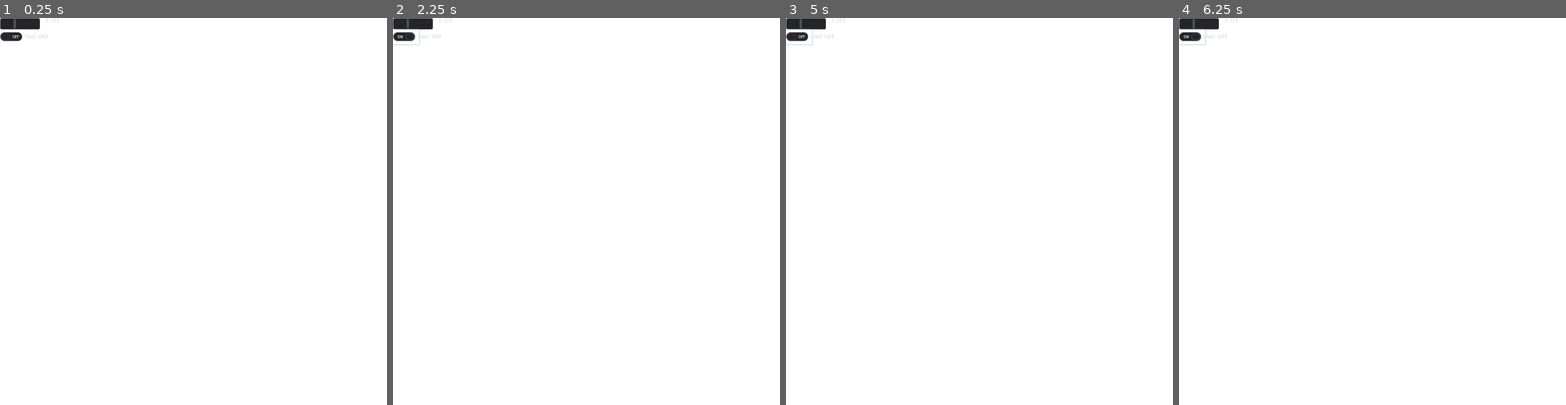
Above: before the commit, frames 1-4 (left to right).
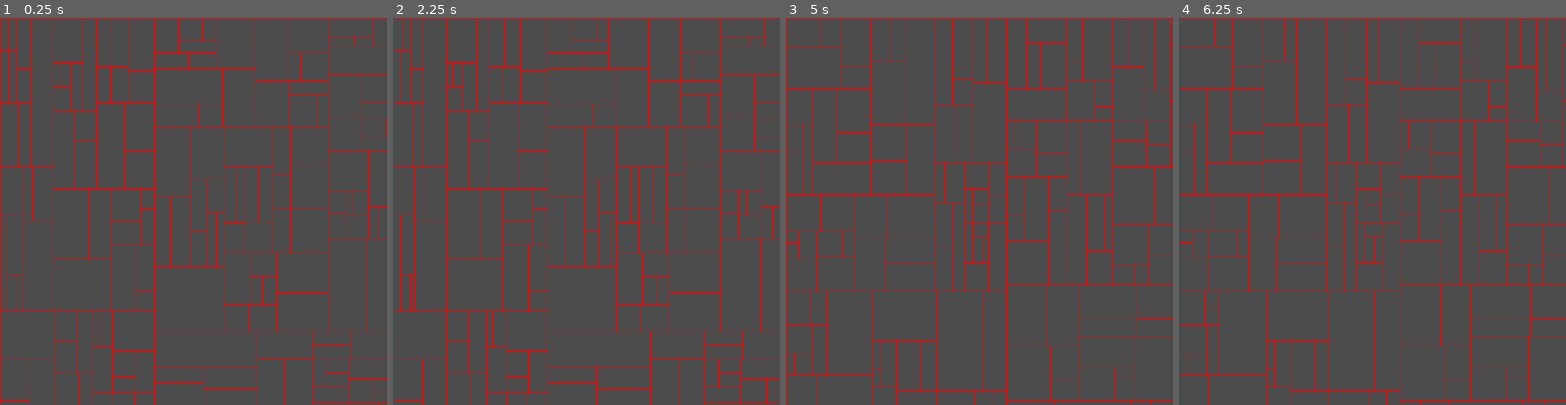
Above: after the commit, the same moments.

Repository: EpEpDragon/Project-Almond
Game: Godot game, scene res://WorldGen/WorldGenTesting.tscn
Same seed, same stepped clock (60 frames per second), same inputs: the game is played once before the commit and once after it. Before the commit the project starts from res://Scenes/Spatial.tscn.
Inputs (mouse positions are in pixels of both pictures, inside the frame that each line leads up to):
- Up to frame 1 (0.25 s): no input
- Up to frame 2 (2.25 s): click (404, 37) at 0.5 s, where only the run before the commit has a clickable "Pixel Grid"; tap Enter at 1.25 s; move the mouse to (671, 192) at 1.27 s; hold D (right) 1.28-2.03 s; tap Right (drawNextChunk, bound only after the commit) at 1.35 s; tap Left (drawPreviousChunk, bound only after the commit) at 1.55, 2.1 s; tap Space at 2 s; move the mouse to (509, 230) at 2.02 s; hold S (backward) from 2.03 s (still down)
- Up to frame 3 (5 s): tap Right (drawNextChunk, bound only after the commit) at 2.3, 3.8 s; tap Enter at 2.75, 4.25 s; move the mouse to (1018, 126) at 2.77 s; release S (backward) at 2.78 s; hold D (right) 2.78-3.53 s; hold Keypad 2 (camBackward) 2.78-3.53 s; tap Left (drawPreviousChunk, bound only after the commit) at 3.05, 4.55 s; tap Space at 3.5 s; move the mouse to (960, 288) at 3.52 s; hold W (forward) 3.53-4.28 s; tap Keypad 5 (camDown) at 3.6 s; move the mouse to (1095, 269) at 4.27 s; hold A (left) from 4.28 s (still down); hold Keypad 8 (camForward) from 4.28 s (still down); tap Up (newMap, bound only after the commit) at 4.9 s
- Up to frame 4 (6.25 s): move the mouse to (1256, 153) at 5.02 s; release Keypad 8 (camForward) at 5.03 s; tap Keypad 4 (camLeft) at 5.1 s; tap Right (drawNextChunk, bound only after the commit) at 5.3 s; tap Space at 5.75 s; move the mouse to (1391, 211) at 5.77 s; release A (left) at 5.78 s; hold S (backward) from 5.78 s (still down); hold Keypad 6 (camRight) from 5.78 s (still down); tap Left (drawPreviousChunk, bound only after the commit) at 6.05 s

The runs differ from the first frame. In frame 1, 100% of the frame differs, in the area x 0-100%, y 0-100%; in frame 2, 100%; in frame 3, 100%; in frame 4, 100%.
Error before the commit: Invalid type in function 'intersect_ray' in base 'BulletPhysicsDirectSpaceState'. Cannot convert argument 1 from Nil to Vector3. (res://Scripts/Alm_bearer.gd:2…

Commit message:
BSP system
Basic BSP working (for map zone generation)

Diff:
--- a/Scenes/Spatial.tscn
+++ b/Scenes/Spatial.tscn
@@ -12,9 +12,12 @@
 [sub_resource type="CapsuleShape" id=1]
 height = 1.36605
 
-[sub_resource type="PlaneMesh" id=2]
+[sub_resource type="BoxShape" id=2]
+extents = Vector3( 1, 4.21665, 1 )
 
-[sub_resource type="Shader" id=3]
+[sub_resource type="PlaneMesh" id=3]
+
+[sub_resource type="Shader" id=4]
 code = "shader_type spatial;
 
 void fragment()
@@ -23,27 +26,22 @@
 
 }"
 
-[sub_resource type="ShaderMaterial" id=4]
-shader = SubResource( 3 )
+[sub_resource type="ShaderMaterial" id=5]
+shader = SubResource( 4 )
 
-[sub_resource type="BoxShape" id=5]
+[sub_resource type="BoxShape" id=6]
 
 [node name="Spatial" type="Spatial"]
 
-[node name="Player" type="RigidBody" parent="."]
-transform = Transform( 1, 0, 0, 0, 1, 0, 0, 0, 1, 0, 1.32597, 0 )
-axis_lock_linear_y = true
-axis_lock_angular_x = true
-axis_lock_angular_y = true
-axis_lock_angular_z = true
+[node name="Player" type="KinematicBody" parent="."]
 script = ExtResource( 1 )
 
 [node name="CollisionShape" type="CollisionShape" parent="Player"]
-transform = Transform( 1, 0, 0, 0, 0.784921, 0, 0, 0, 1.00974, 0, -0.160047, -0.714077 )
+transform = Transform( 1, 0, 0, 0, 0.784921, 0, 0, 0, 1.00974, 0, 1.16592, -0.714077 )
 shape = SubResource( 1 )
 
 [node name="Alm_bearer" type="MeshInstance" parent="Player"]
-transform = Transform( 1.91069e-015, -4.37114e-008, 1, -1, -4.37114e-008, 0, 4.37114e-008, -1, -4.37114e-008, 0, 0, 0 )
+transform = Transform( 1.91069e-015, -4.37114e-008, 1, -1, -4.37114e-008, 0, 4.37114e-008, -1, -4.37114e-008, 0, 1.32597, 0 )
 mesh = ExtResource( 2 )
 material/0 = null
 
@@ -61,7 +59,6 @@
 script = ExtResource( 3 )
 
 [node name="Light Well" type="MeshInstance" parent="."]
-editor/display_folded = true
 transform = Transform( 2, 2.62268e-007, 1.74846e-007, -2.62268e-007, 2, 8.74228e-008, -1.74846e-007, -8.74228e-008, 2, 0.987381, 0.999999, -32.7075 )
 mesh = ExtResource( 4 )
 material/0 = null
@@ -76,10 +73,16 @@
 omni_attenuation = 0.574348
 omni_shadow_mode = 0
 
-[node name="Monolith2" type="MeshInstance" parent="."]
+[node name="StaticBody" type="StaticBody" parent="."]
+
+[node name="Monolith2" type="MeshInstance" parent="StaticBody"]
 transform = Transform( 1, 1.31134e-007, 8.74228e-008, -1.31134e-007, 1, 4.37114e-008, -8.74228e-008, -4.37114e-008, 1, -10, 0, 0 )
 mesh = ExtResource( 5 )
 material/0 = null
+
+[node name="CollisionShape" type="CollisionShape" parent="StaticBody"]
+transform = Transform( 1, 1.31134e-007, 8.74228e-008, -1.31134e-007, 1, 4.37114e-008, -8.74228e-008, -4.37114e-008, 1, -10, 0, 0 )
+shape = SubResource( 2 )
 
 [node name="Monolith4" type="MeshInstance" parent="."]
 transform = Transform( 1, 1.31134e-007, 8.74228e-008, -1.31134e-007, 1, 4.37114e-008, -8.74228e-008, -4.37114e-008, 1, -10, 0, -10 )
--- a/Scripts/Alm_bearer.gd
+++ b/Scripts/Alm_bearer.gd
@@ -1,4 +1,4 @@
-extends RigidBody
+extends KinematicBody
 
 const MOVE_SPEED = 10
 const SNAP = 1
@@ -11,33 +11,33 @@
 	ortho = $"./Orthogonal"
 	persp = get_tree().get_root().get_node("Spatial/Perspective")
 
-func _input(event):
-	if event is InputEventMouseMotion:
-		ray_origin = persp.project_ray_origin(get_viewport().get_mouse_position())
-		ray_target = persp.project_ray_normal(get_viewport().get_mouse_position())*500
-		print("pll")
+func _physics_process(delta):
+	#------------Look direction---------------------------------------------------------
+	ray_origin = persp.project_ray_origin(get_viewport().get_mouse_position())
+	ray_target = persp.project_ray_normal(get_viewport().get_mouse_position())*500
 
-func _physics_process(delta):
 	var space_state = get_world().direct_space_state
 	var ray = space_state.intersect_ray(ray_origin, ray_target,[self],1,true,true)
 	if ray:
 		look_at(Vector3(ray.position.x,translation.y,ray.position.z), Vector3(0,1,0))
 
 func _process(delta):
+	#------------Movement Controls------------------------------------------------------
 	if Input.is_action_pressed("forward"):
-		global_translate(Vector3(0,0,-MOVE_SPEED * delta))
+		move_and_slide(Vector3(0,0,-MOVE_SPEED))
 	if Input.is_action_pressed("backward"):
-		global_translate(Vector3(0,0,MOVE_SPEED * delta))
+		move_and_slide(Vector3(0,0,MOVE_SPEED))
 	if Input.is_action_pressed("left"):
-		global_translate(Vector3(-MOVE_SPEED * delta,0,0))
+		move_and_slide(Vector3(-MOVE_SPEED,0,0))
 	if Input.is_action_pressed("right"):
-		global_translate(Vector3(MOVE_SPEED * delta,0,0))
+		move_and_slide(Vector3(MOVE_SPEED,0,0))
+
+	#------------Camera controls--------------------------------------------------------
 	if Input.is_action_just_pressed("cameraFollow"):
 		if persp.follow == true:
 			persp.follow = false
 		else:
 			persp.follow = true
-
 	if Input.is_action_just_pressed("change_camera"):
 		if ortho.current == true:
 			persp.current = true
--- /dev/null
+++ b/WorldGen/WorldGenTesting.gd
@@ -0,0 +1,92 @@
+extends Node2D
+var world_root = Vector2(0,0)
+var world_size = Vector2(1300,1300)
+var max_room_size = 100000;
+var min_room_size = 5000;
+var world = []
+var rand = RandomNumberGenerator.new()
+var chunkDraw = 0;
+var e = 2.718281828
+var vec1 = Vector2(1,1)
+
+func _ready():
+
+	rand.seed = 34545
+	world.resize(1)
+
+	#Set world root node
+	world[0] = {
+		origin = world_root,
+		size = world_size
+		}
+
+	bsp(world_root, world_size, 0, 0)
+	print("World Finished")
+
+
+func bsp(origin : Vector2, size : Vector2, depth : int, node : int):
+	var current_size = size.x*size.y
+	var roll = log(-max_room_size/current_size + 1)
+	if current_size <= max_room_size && rand.randf() > log((current_size/max_room_size)*5 + 1):
+		return
+	else:
+		var left_origin
+		var left_size
+
+		var right_origin
+		var right_size
+
+		#Split % based on seed
+		var split = rand.randf_range(0.3,0.7)
+
+		if(fmod(depth, 2) == 0):
+			#Vertical split
+			left_origin = origin
+			left_size = size - Vector2(size.x*(1-split),0)
+
+			right_origin = origin + Vector2(size.x*split,0)
+			right_size = size - Vector2(size.x*split,0)
+
+		else:
+			#Horizontal split, Left is top, Right is bottom
+			left_origin = origin
+			left_size = size - Vector2(0,size.y*(1-split))
+
+			right_origin = origin + Vector2(0,size.y*split)
+			right_size = size - Vector2(0,size.y*split)
+
+		#Increase size
+		if world.size() < node*2+3:
+			world.resize(node*2+3)
+		#Add right node
+		world[node*2+2] = {
+			origin = right_origin,
+			size = right_size
+			}
+		#Add left node
+		world[node*2+1] = {
+				origin = left_origin,
+				size = left_size
+				}
+		#BSP for left and right
+		bsp(left_origin, left_size, depth+1, node*2+1)
+		bsp(right_origin, right_size, depth+1, node*2+2)
+		return
+
+func _input(event):
+	if event.is_action_released("drawNextChunk"):
+		chunkDraw += 1
+		update()
+	if event.is_action_released("drawPreviousChunk"):
+		chunkDraw -= 1
+		update()
+	if event.is_action_released("newMap"):
+		world.resize(1);
+		bsp(world_root, world_size, 0, 0)
+		update()
+		print("NBew")
+
+func _draw():
+	for chunk in world:
+		if chunk:
+			draw_rect(Rect2(chunk.origin + vec1, chunk.size + vec1), Color(1,0,0), false)
--- /dev/null
+++ b/WorldGen/WorldGenTesting.tscn
@@ -0,0 +1,6 @@
+[gd_scene load_steps=2 format=2]
+
+[ext_resource path="res://WorldGen/WorldGenTesting.gd" type="Script" id=1]
+
+[node name="Node2D" type="Node2D"]
+script = ExtResource( 1 )
--- a/project.godot
+++ b/project.godot
@@ -16,7 +16,7 @@
 [application]
 
 config/name="Project_Almond"
-run/main_scene="res://Scenes/Spatial.tscn"
+run/main_scene="res://WorldGen/WorldGenTesting.tscn"
 config/icon="res://icon.png"
 
 [display]
@@ -93,6 +93,21 @@
 "events": [ Object(InputEventKey,"resource_local_to_scene":false,"resource_name":"","device":0,"alt":false,"shift":false,"control":false,"meta":false,"command":false,"pressed":false,"scancode":70,"unicode":0,"echo":false,"script":null)
  ]
 }
+drawNextChunk={
+"deadzone": 0.5,
+"events": [ Object(InputEventKey,"resource_local_to_scene":false,"resource_name":"","device":0,"alt":false,"shift":false,"control":false,"meta":false,"command":false,"pressed":false,"scancode":16777233,"unicode":0,"echo":false,"script":null)
+ ]
+}
+drawPreviousChunk={
+"deadzone": 0.5,
+"events": [ Object(InputEventKey,"resource_local_to_scene":false,"resource_name":"","device":0,"alt":false,"shift":false,"control":false,"meta":false,"command":false,"pressed":false,"scancode":16777231,"unicode":0,"echo":false,"script":null)
+ ]
+}
+newMap={
+"deadzone": 0.5,
+"events": [ Object(InputEventKey,"resource_local_to_scene":false,"resource_name":"","device":0,"alt":false,"shift":false,"control":false,"meta":false,"command":false,"pressed":false,"scancode":16777232,"unicode":0,"echo":false,"script":null)
+ ]
+}
 
 [rendering]
 
Not shown: 2 places in Scenes/Spatial.tscn that only renumber resources
Not shown, added: Scenes/default_env.tres~RF113d8e25.TMP
